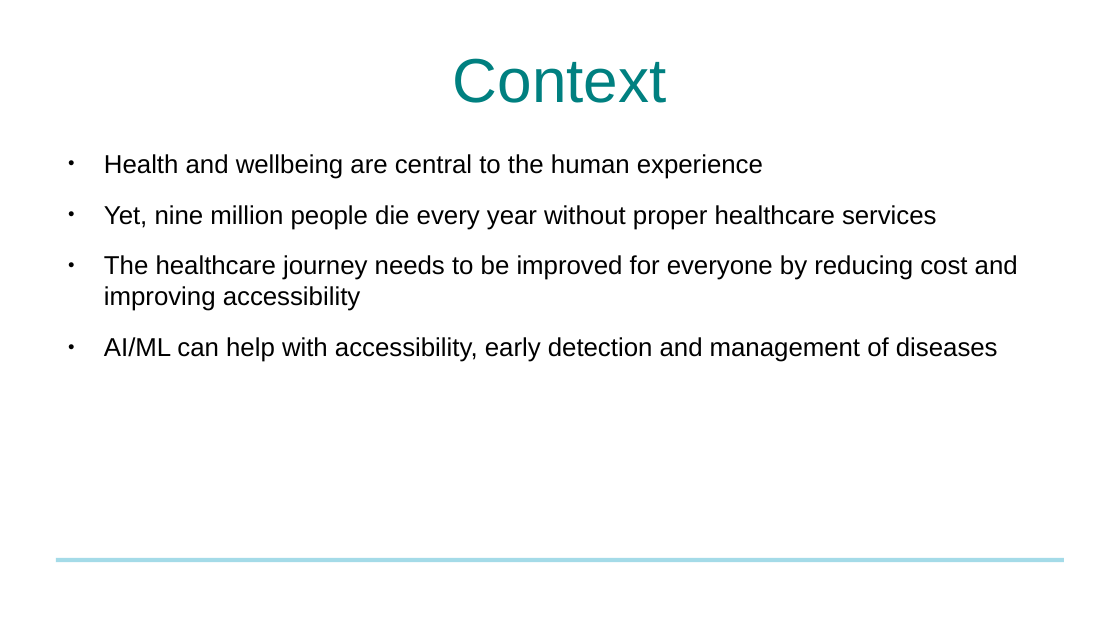
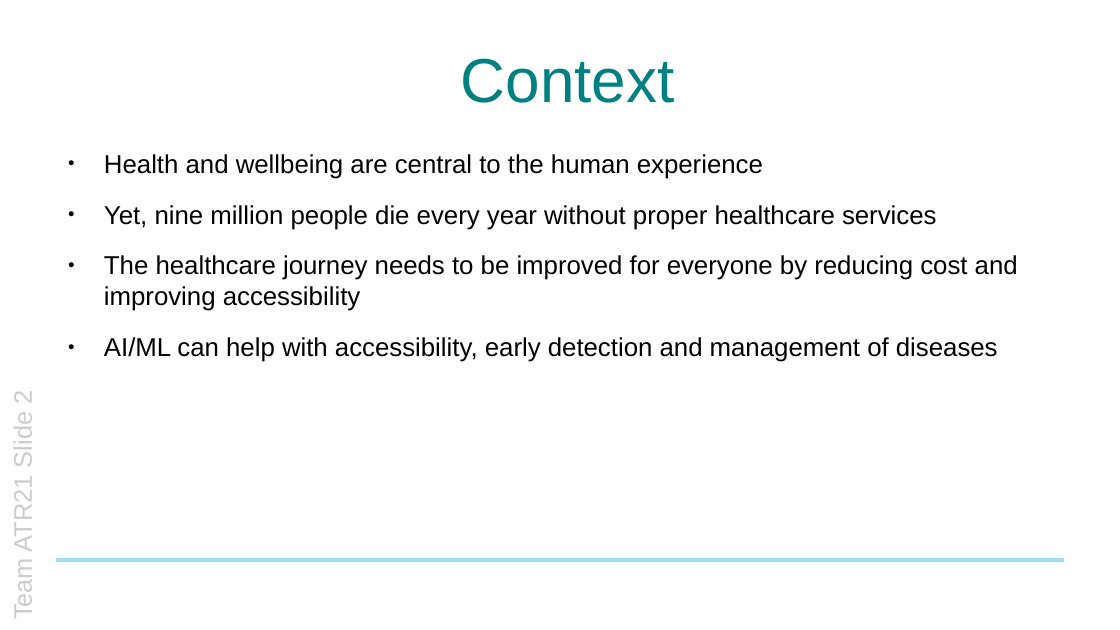
Before and after one commit to progmatix21/NTTDHack2022, a slide deck: slide 2 of Doc/hackathon_prsn.pptx. Drawn at 1120x630 pixels with LibreOffice and Linux fonts; fonts in the diff are those of the drawing; background and template pictures are left out. Boxes give left, top, right and bottom in pixels: in the first picture for what was removed or moved away, otherwise in the second. Text is boxed around its words. In the diff, an @@ line names an element or a change of style, - is before the commit and + after.

```diff
--- a/Doc/hackathon_prsn.pptx
+++ b/Doc/hackathon_prsn.pptx
@@ text "Context": place and size @@
-text "Context" at [453, 58, 667, 103]
+text "Context" at [461, 58, 675, 103]
@@ text added at [9, 391, 37, 618], 18 pt, text #CCCCCC @@
+Team ATR21 Slide 2
```
Also in this commit, not shown: 7 other slides changed, 1 other file.
